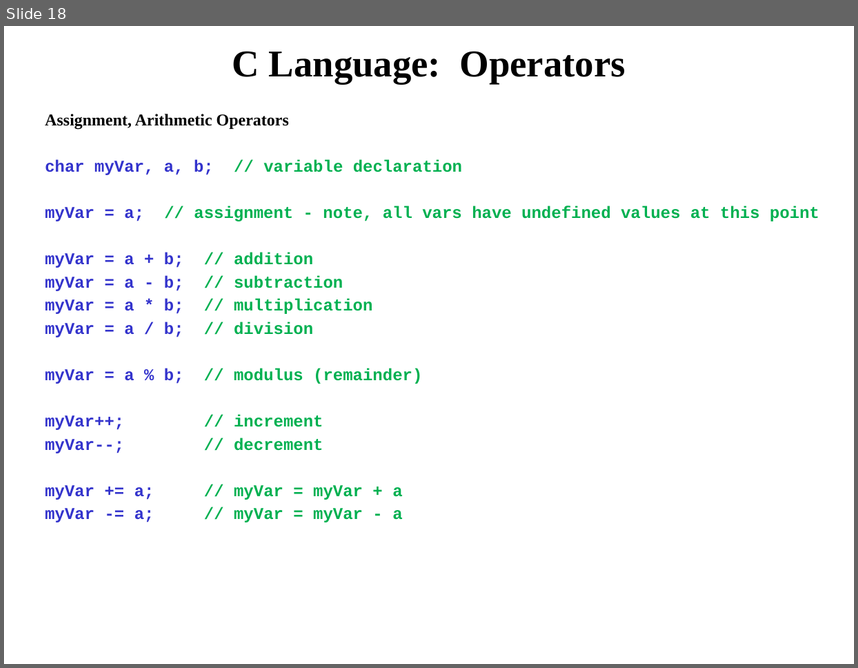
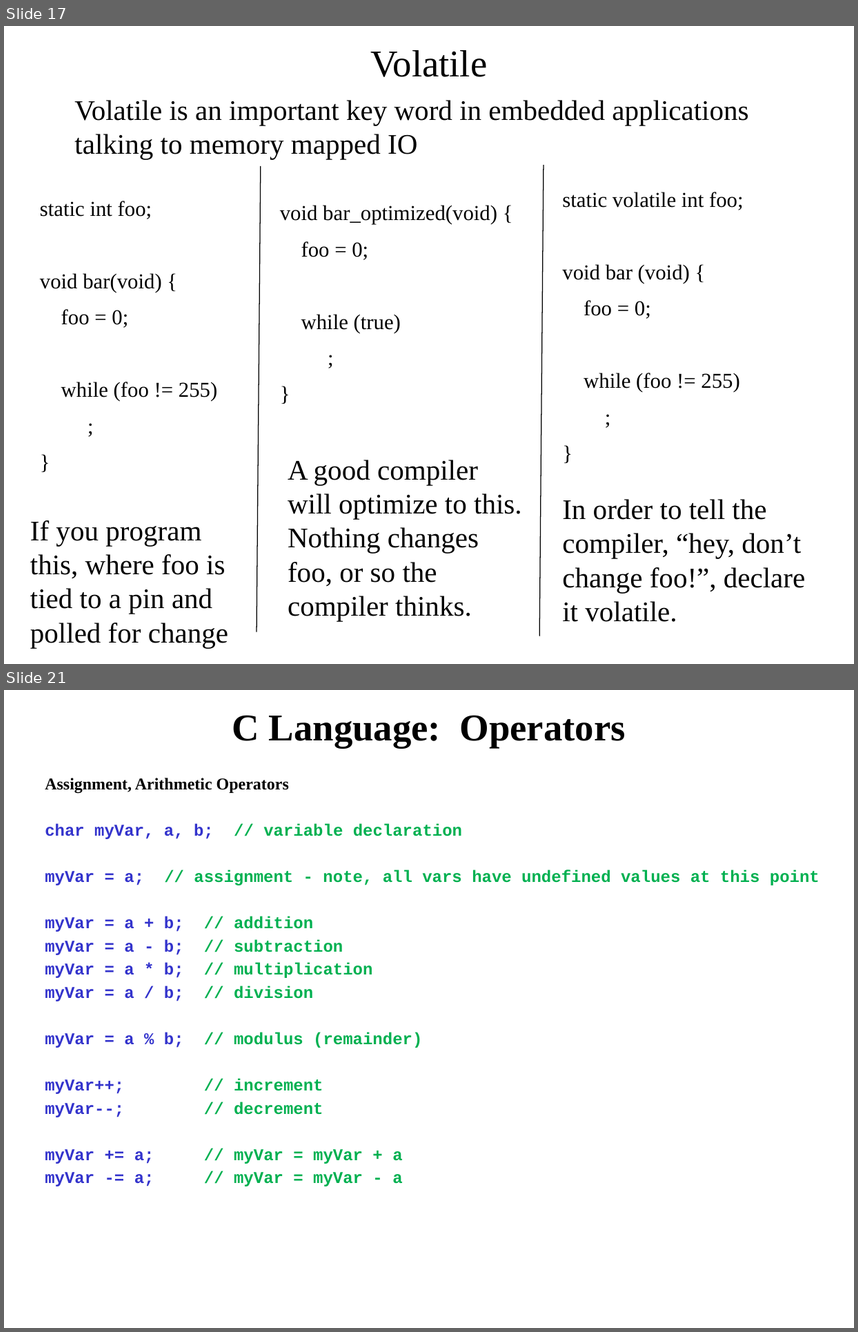
Before and after one commit to pw4rn3r/ECE382, a slide deck: notes/L19/Lsn19.pptx. Shown one above the other, each under a label of ours: slide 18 before the commit, slides 17 and 21 after it; the slides between them are not shown. The pictures are 858x668 and 858x1332 pixels, drawn with LibreOffice and Linux fonts; fonts in the diff are those of the drawing. Boxes give left, top, right and bottom in pixels: in the first picture for what was removed or moved away, otherwise in the second. Text is boxed around its words. In the diff, an @@ line names an element or a change of style, - is before the commit and + after.

```diff
--- a/notes/L19/Lsn19.pptx
+++ b/notes/L19/Lsn19.pptx
@@ slide 17 added at (4, 26, 854, 664), background #FFFFFF @@
@@ title added at (370, 50, 487, 77), 32 pt, text #000000 @@
+Volatile
@@ text added at (74, 100, 749, 159), 24 pt, text #000000 @@
+Volatile is an important key word in embedded applications talking to memory mapped IO
@@ line added from (261, 166) to (257, 631), #000000 0.75 pt @@
@@ line added from (544, 165) to (539, 635), #000000 0.75 pt @@
@@ text added at (40, 201, 217, 401), 18 pt, text #000000 @@
+static int foo;
+void bar(void) {
+foo = 0;
+while (foo != 255)
+;
+}
@@ text added at (280, 205, 497, 333), 18 pt, text #000000 @@
+void bar_optimized(void) {
+foo = 0;
+while (true)
+;
+}
@@ text added at (562, 192, 744, 392), 18 pt, text #000000 @@
+static volatile int foo;
+void bar (void) {
+foo = 0;
+while (foo != 255)
+;
+}
@@ text added at (288, 459, 522, 621), 24 pt, text #000000 @@
+A good compiler will optimize to this. Nothing changes foo, or so the compiler thinks.
@@ text added at (562, 499, 805, 621), 24 pt, text #000000 @@
+In order to tell the compiler, “hey, don’t change foo!”, declare it volatile.
@@ text added at (30, 520, 228, 647), 24 pt, text #000000 @@
+If you program this, where foo is tied to a pin and polled for change
@@ what was slide 18 is now slide 21 @@
```
Also in this commit, not shown: 7 slides changed, 5 other slides added, 3 slides removed.
